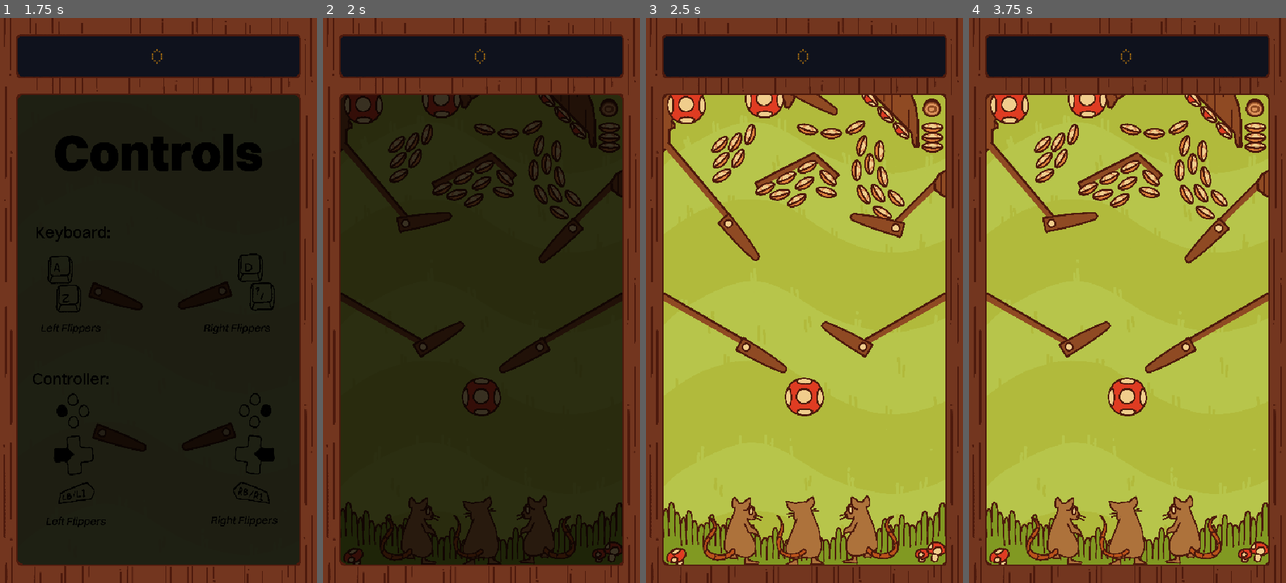
Above: before the commit, frames 1-4 (left to right).
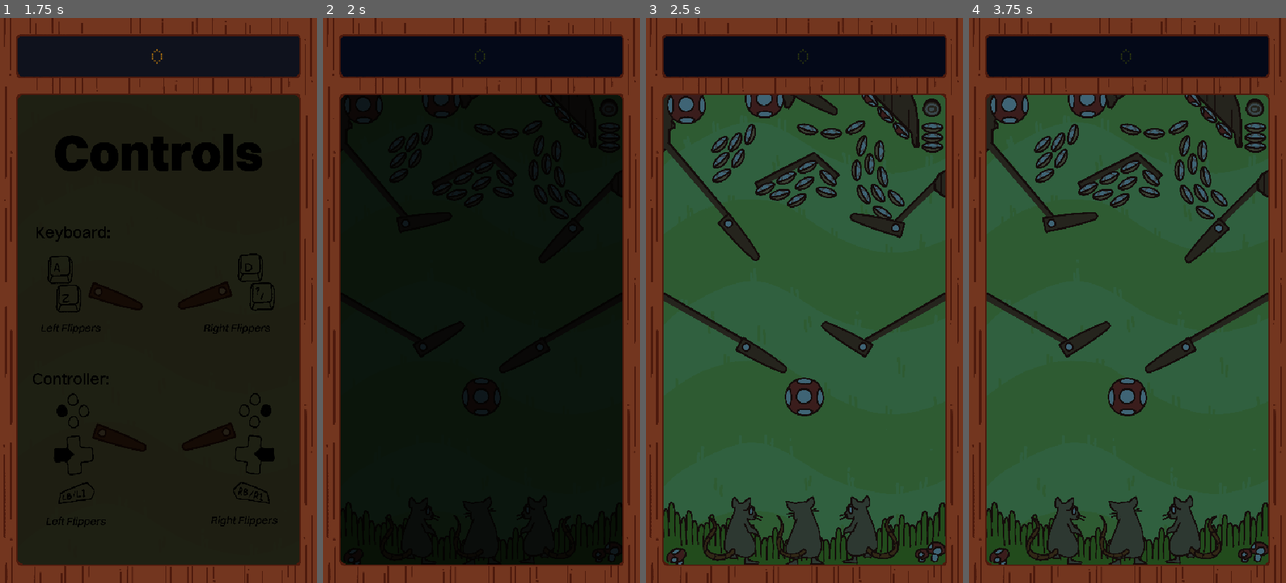
Above: after the commit, the same moments.

Repository: Lilacqualia/gjtnp-gjenp
Game: Godot game, scene res://scenes/conductor.tscn
Same seed, same stepped clock (60 frames per second), same inputs: the game is played once before the commit and once after it.
Inputs:
- Up to frame 1 (1.75 s): tap Enter at 0.5 s; hold D (Right Flipper) 0.53-1.28 s; hold Space (Start Game) 0.53-1.28 s; hold A (Left Flipper) from 1.28 s (still down); tap Space (Start Game) at 1.35 s
- Up to frame 2 (2 s): keep holding A (Left Flipper)
- Up to frame 3 (2.5 s): release A (Left Flipper) at 2.03 s; hold D (Right Flipper) from 2.03 s (still down); hold Space (Start Game) from 2.03 s (still down)
- Up to frame 4 (3.75 s): release Space (Start Game) at 2.78 s; tap Space (Start Game) at 2.85, 3.5 s; release D (Right Flipper) at 3.53 s; hold A (Left Flipper) from 3.53 s (still down); hold Space (Start Game) from 3.53 s (still down)

Frame 1 is identical in both runs. In frame 2, 62% of the frame differs, in the area x 5-95%, y 5-97%; in frame 3, 74%; in frame 4, 74%.

Commit message:
Testing night darkness effect and lit egg.

Diff:
--- a/src/scenes/pinball.tscn
+++ b/src/scenes/pinball.tscn
@@ -15,6 +15,7 @@
 [ext_resource type="AudioStream" uid="uid://ukvn6hrrjomw" path="res://sfx/egg_crack8-r1.wav" id="11_kq21y"]
 [ext_resource type="AudioStream" uid="uid://cid620tqfofk2" path="res://sfx/egg_crack9-r1.wav" id="12_xtbs1"]
 [ext_resource type="AudioStream" uid="uid://d48n6d4j8nqk" path="res://sfx/rat_cheer-r2.wav" id="15_x6rjl"]
+[ext_resource type="Texture2D" uid="uid://bbgr67ktfe2s2" path="res://images/egg-r1.png" id="16_mqqhf"]
 
 [sub_resource type="PhysicsMaterial" id="PhysicsMaterial_crkxl"]
 bounce = 0.1
@@ -58,6 +59,11 @@
 limit_bottom = 1648
 limit_smoothed = true
 position_smoothing_enabled = true
+
+[node name="PointLight2D" type="PointLight2D" parent="." unique_id=1442913803]
+color = Color(1, 1, 0.48235294, 1)
+shadow_enabled = true
+texture = ExtResource("16_mqqhf")
 
 [node name="RollSound" type="AudioStreamPlayer" parent="." unique_id=339992715]
 stream = SubResource("AudioStreamWAV_5eq27")
--- a/src/scenes/table_forest.tscn
+++ b/src/scenes/table_forest.tscn
@@ -965,6 +965,9 @@
 [node name="Bottom" type="CollisionShape2D" parent="NonScrollableElements/GameBoundaries" unique_id=360639053]
 position = Vector2(0, 750)
 shape = SubResource("WorldBoundaryShape2D_bafsl")
+
+[node name="NightDarkness" type="CanvasModulate" parent="." unique_id=259019042]
+color = Color(0.2621074, 0.48819506, 0.833854, 1)
 
 [node name="ForestBGM" type="AudioStreamPlayer" parent="." unique_id=1713255460]
 stream = ExtResource("11_kfj14")
Not shown: 1 places in src/scenes/table_forest.tscn that only renumber resources
